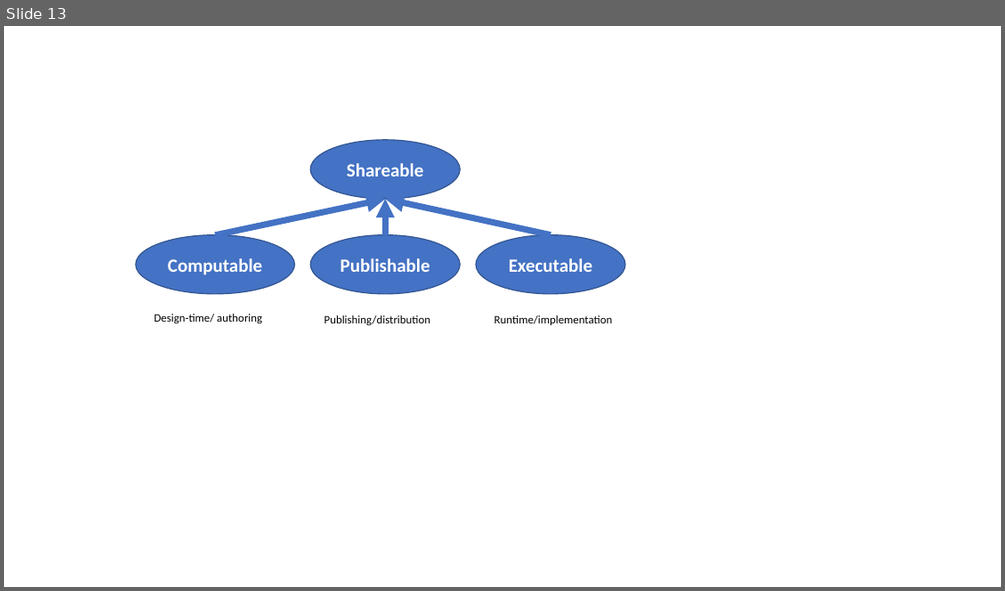
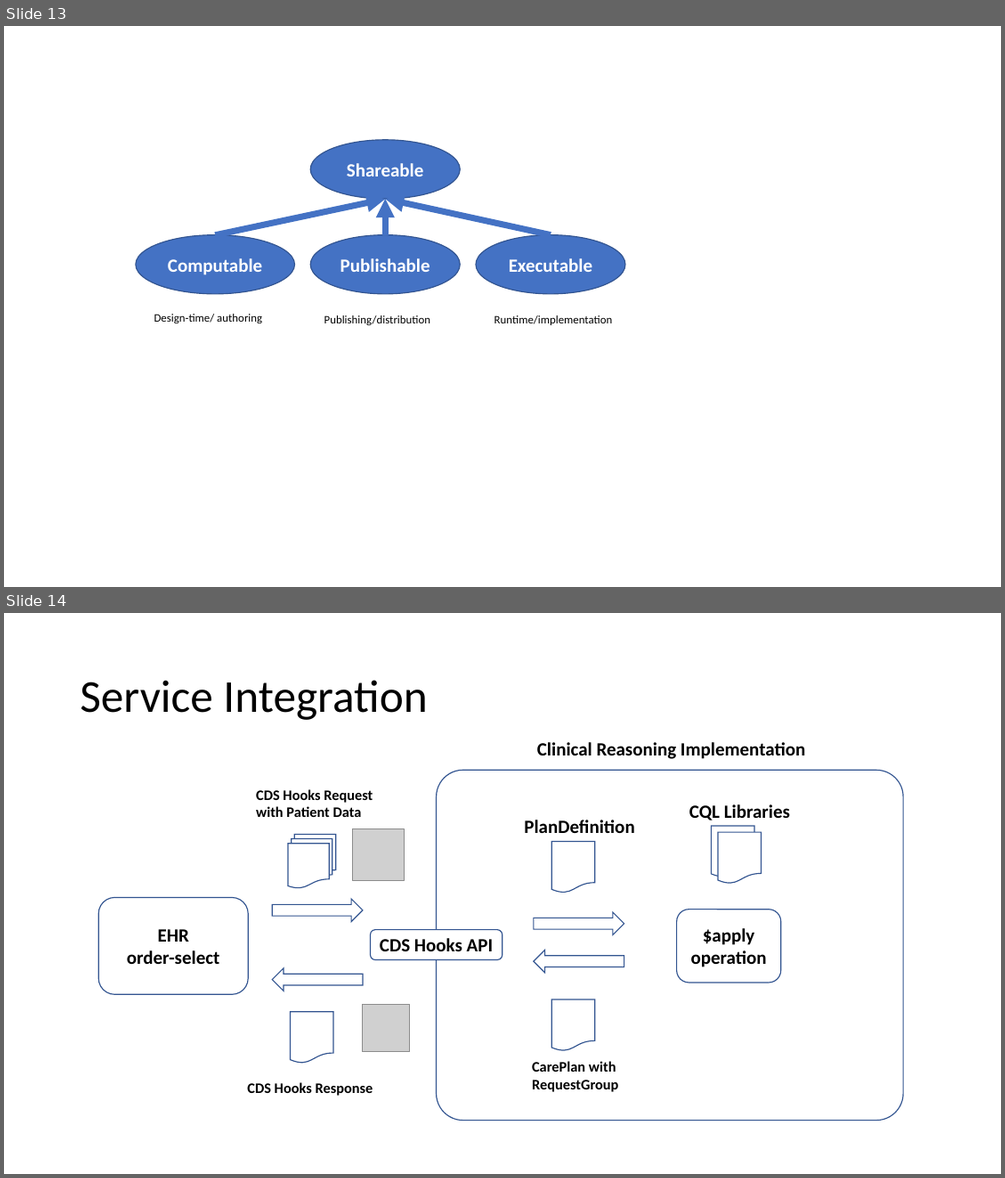
Before and after one commit to HL7/cqf-recommendations, a slide deck: docs/common-diagrams.pptx. Shown one above the other, each under a label of ours: slide 13 before the commit, slides 13 and 14 after it. The pictures are 1005x591 and 1005x1178 pixels, drawn with LibreOffice and Linux fonts; fonts in the diff are those of the drawing; grey boxes stand for pictures. Boxes give left, top, right and bottom in pixels: in the first picture for what was removed or moved away, otherwise in the second. Text is boxed around its words. In the diff, an @@ line names an element or a change of style, - is before the commit and + after.

```diff
--- a/docs/common-diagrams.pptx
+++ b/docs/common-diagrams.pptx
@@ slide 14 added at (4,613,1001,1174), background #FFFFFF @@
@@ title added at (80,680,427,720), 44 pt, text #000000 @@
+Service Integration
@@ text added at (537,742,805,759), 18 pt, text #000000, bold @@
+Clinical Reasoning Implementation
@@ rounded rectangle added at (437,770,903,1120), outline #325491 1 pt @@
@@ text added at (256,789,372,817), 14 pt, text #000000, bold @@
+CDS Hooks Request with Patient Data
@@ text added at (524,819,634,833), 18 pt, text #000000, bold @@
+PlanDefinition
@@ text added at (689,804,790,820), 18 pt, text #000000, bold @@
+CQL Libraries
@@ flow chart document added at (712,826,755,877), outline #325491 1 pt @@
@@ flow chart multidocument added at (288,835,336,888), outline #325491 1 pt @@
@@ picture added at (353,829,404,881) @@
@@ flow chart document added at (551,841,595,892), outline #325491 1 pt @@
@@ flow chart document added at (718,832,761,884), fill #FFFFFF, outline #325491 1 pt @@
@@ rounded rectangle added at (98,897,248,995), outline #325491 1 pt, 18 pt, text #000000, bold @@
+EHR
+order-select
@@ right arrow added at (273,899,363,921), outline #325491 1 pt @@
@@ rounded rectangle added at (371,929,502,959), fill #FFFFFF, outline #325491 1 pt, 18 pt, text #000000, bold @@
+CDS Hooks API
@@ right arrow added at (534,912,624,934), outline #325491 1 pt @@
@@ rounded rectangle added at (677,909,781,982), fill #FFFFFF, outline #325491 1 pt, 18 pt, text #000000, bold @@
+$apply operation
@@ right arrow added at (534,949,624,972), outline #325491 1 pt @@
@@ right arrow added at (273,968,363,990), outline #325491 1 pt @@
@@ flow chart document added at (291,1012,334,1063), outline #325491 1 pt @@
@@ picture added at (362,1004,410,1052) @@
@@ flow chart document added at (551,999,595,1051), outline #325491 1 pt @@
@@ text added at (532,1061,618,1092), 14 pt, text #000000, bold @@
+CarePlan with RequestGroup
@@ text added at (247,1082,373,1095), 14 pt, text #000000, bold @@
+CDS Hooks Response
```
Also in this commit, not shown: 1 other slide added, 9 other files.
